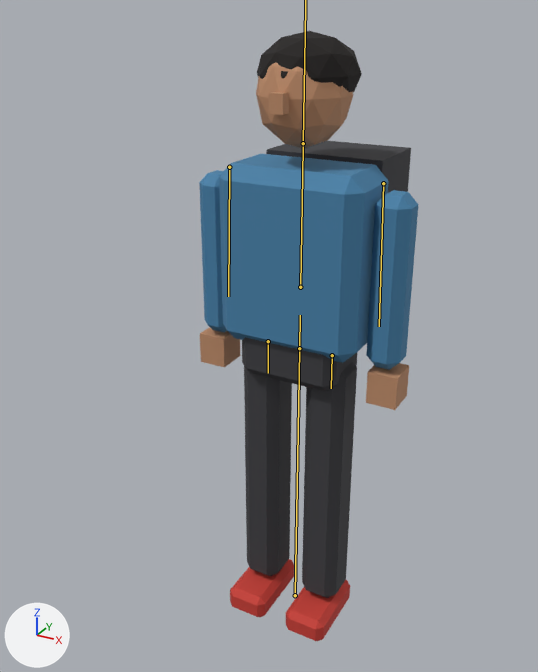
Before and after pictures for a commit that changed the glTF model public/assets/ped_slim.glb.
Rendered twice from a camera (50 mm lens) standing at (0.919, -1.865, 1.928) and looking at (-0.053, -0.097, 1.043). The axes (+X, +Y, +Z) are drawn at lower left. The lights are the same throughout. The picture after the commit comes second. The bones that bend it are drawn over the model as lines.

In view in the first picture: 'ped_slim_arm.L', 'ped_slim_arm.R', 'ped_slim_backpack', 'ped_slim_hair', 'ped_slim_hand.L', 'ped_slim_hand.R', 'ped_slim_head', 'ped_slim_leg.L', 'ped_slim_leg.R', 'ped_slim_nose', 'ped_slim_pelvis', 'ped_slim_shoe.L', 'ped_slim_shoe.R', 'ped_slim_torso'.
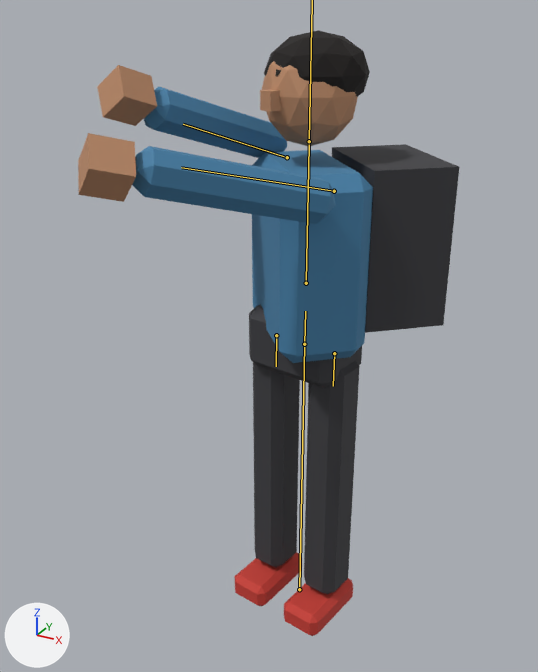
The newer file adds an action. The first version stands in its rest pose; the second is drawn at frame 2 of the action 'Swing'.

What differs and where, as boxes [x1, y1, x2, y2] in the pictures (538 x 672 px):
'ped_slim_torso', posed (29% narrower)
    before: [219, 154, 389, 363]
    after: [252, 150, 373, 363]
'ped_slim_arm.L', posed (280% wider, 56% shorter)
    before: [366, 190, 419, 370]
    after: [132, 146, 336, 224]
'ped_slim_backpack', posed
    before: [266, 141, 411, 193]
    after: [332, 144, 459, 333]
'ped_slim_leg.L', posed
    before: [302, 362, 357, 598]
    after: [304, 361, 360, 595]
'ped_slim_leg.R', posed
    before: [244, 366, 292, 576]
    after: [253, 362, 300, 568]
'ped_slim_arm.R', posed
    before: [199, 170, 227, 332]
    after: [144, 86, 287, 158]
'ped_slim_head', posed
    before: [256, 63, 353, 148]
    after: [262, 61, 358, 146]
'ped_slim_hand.L', posed
    before: [366, 363, 409, 410]
    after: [78, 133, 136, 202]
'ped_slim_hair', posed
    before: [257, 31, 362, 92]
    after: [264, 30, 370, 97]
'ped_slim_pelvis', posed
    before: [242, 337, 357, 392]
    after: [249, 304, 362, 388]
'ped_slim_hand.R', posed
    before: [200, 327, 240, 367]
    after: [97, 65, 157, 126]
'ped_slim_shoe.R', posed (7% shorter)
    before: [230, 559, 294, 617]
    after: [235, 552, 302, 606]
'ped_slim_shoe.L', posed (8% wider)
    before: [286, 580, 350, 641]
    after: [284, 578, 353, 636]
'ped_slim_nose', posed
    before: [269, 92, 289, 115]
    after: [260, 89, 281, 112]
bone 'root', root to tip
    before: (295, 595) to (299, 348)
    after: (299, 589) to (304, 344)
bone 'hips', root to tip
    before: (299, 348) to (300, 315)
    after: (304, 344) to (305, 311)
bone 'chest', root to tip
    before: (300, 287) to (303, 146)
    after: (306, 283) to (309, 144)
bone 'arm.L', root to tip
    before: (383, 183) to (379, 326)
    after: (334, 191) to (181, 167)
bone 'arm.R', root to tip
    before: (229, 167) to (228, 296)
    after: (287, 157) to (183, 124)

The change in detail:
Bone 'root' (bone_root) moves from (0.0, 0.0, 0.0) to (0.0, 0.0, -0.036).
Bone 'hips' (bone_hips) turns from (0, 0, 0) to (0, -9, 0) degrees about its own x, y and z.
Bone 'chest' (bone_chest) turns from (0, 0, 0) to (0, -39, 0) degrees about its own x, y and z.
Bone 'arm.L' (bone_arm_l) turns from (0, 0, 0) to (-107, 0, 44) degrees about its own x, y and z.
Bone 'arm.R' (bone_arm_r) turns from (0, 0, 0) to (-122, 0, 49) degrees about its own x, y and z.
Bone 'head' (bone_head) turns from (0, 0, 0) to (0, 28, 0) degrees about its own x, y and z.
